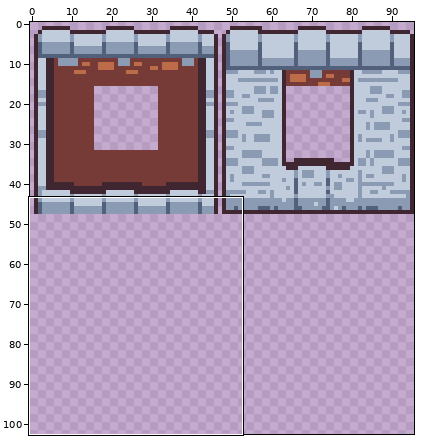
Pixel-art file, stored at attic/resources/building.aseprite. Above: a wide view before the commit, with the close-up outlined.
Close-up. Earlier state:
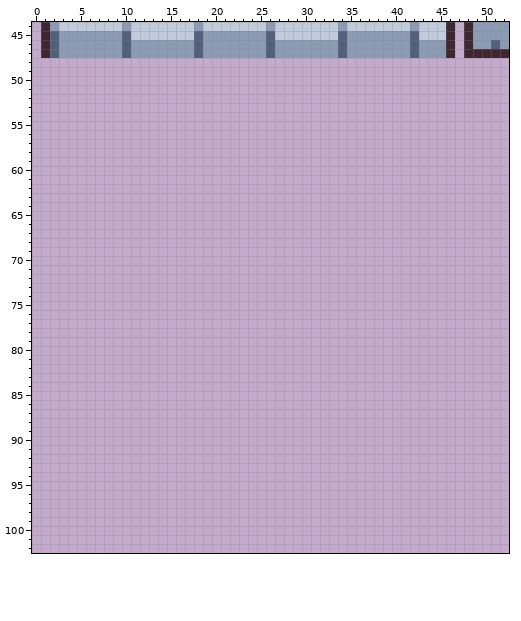
96x128 pixels, 1 frame. Colours within 5 levels of each other are drawn and written as one. Shown: x 0..52, y 44..102. The wide view leaves out empty margins.
Now the later version:
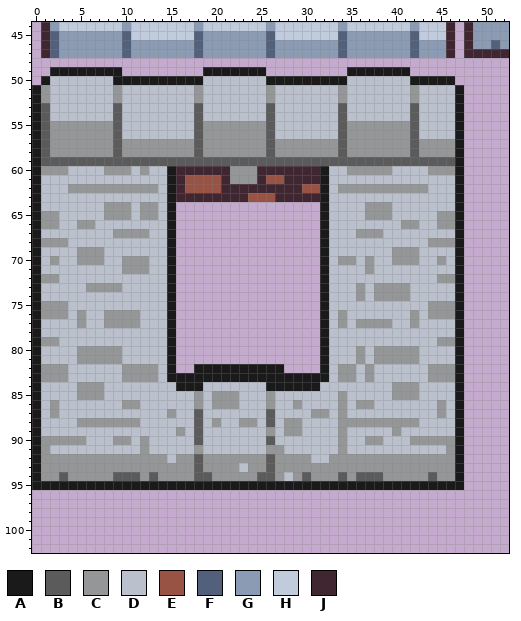
Palette (. is transparent): A #1a1a1a  B #5b5b5b  C #949698  D #bac1cc  E #985344  F #52607c  G #8b9bb4  H #c0cbdc  J #3f2631
From old to new:
layer "Building 03" added
Layer "Building 03":
y 49: x 2..9 ........ -> AAAAAAAA; x 19..25 ....... -> AAAAAAA; x 35..41 ....... -> AAAAAAA
y 50: x 1..46 .............................................. -> ADDDDDDDAAAAAAAAAADDDDDDDAAAAAAAAADDDDDDDAAAAA
y 51..52: x 0..47 ................................................ -> ACDDDDDDDCDDDDDDDDCDDDDDDDCDDDDDDDCDDDDDDDCDDDDA
y 53..54: x 0..47 ................................................ -> ABDDDDDDDBDDDDDDDDBDDDDDDDBDDDDDDDBDDDDDDDBDDDDA
y 55..56: x 0..47 ................................................ -> ABCCCCCCCBDDDDDDDDBCCCCCCCBDDDDDDDBCCCCCCCBDDDDA
y 57..58: x 0..47 ................................................ -> ABCCCCCCCBCCCCCCCCBCCCCCCCBCCCCCCCBCCCCCCCBCCCCA
y 59: x 0..47 ................................................ -> ABBBBBBBBBBBBBBBBBBBBBBBBBBBBBBBBBBBBBBBBBBBBBBA
y 60: x 0..47 ................................................ -> ACCCDDDDCCCDCDDAJJJJJJCCCJJJJJJJADDCCCCCDDDDCCCA
y 61: x 0..47 ................................................ -> ADDDDDDDDDDDDDDAJEEEEJCCCJEEJJJJADDDDDDDDDDDDDDA
y 62: x 0..47 ................................................ -> ADDDCCCCCCCCCCDAJEEEEJJJJJJJJJEEADCCCCCCCCCCDDDA
y 63: x 0..47 ................................................ -> ADDDDDDDDDDDDDDAJJJJJJJJEEEJJJJJADDDDDDDDDDDDDDA
y 64: x 0..15 ................ -> ADDDDDDDCCCDCCDA; x 32..47 ................ -> ADDDDCCCDDDDDDDA
y 65: x 0..15 ................ -> ACCDDDDDCCCDCCDA; x 32..47 ................ -> ADDDDCCCDDDDDCCA
y 66: x 0..15 ................ -> ACCDDCCDDDDDDDDA; x 32..47 ................ -> ADDDDDDDDCCDDCCA
y 67: x 0..15 ................ -> ADDDDDDDDCCCCDDA; x 32..47 ................ -> ADDDCCCDDDDDDDDA
y 68: x 0..15 ................ -> ACCCDDDDDDDDDDDA; x 32..47 ................ -> ADDDDDDDDDDDCCCA
y 69: x 0..15 ................ -> ADDDDCCCDDDDDDDA; x 32..47 ................ -> ADDDDDDDCCCDDDDA
y 70: x 0..15 ................ -> ADCDDCCCDDCCCDDA; x 32..47 ................ -> ADCCDCDDCCCDDCDA
y 71: x 0..15 ................ -> ADDDDDDDDDCCCDDA; x 32..47 ................ -> ADDDDCDDDDDDDDDA
y 72: x 0..15 ................ -> ACCDDDDDDDDDDDDA; x 32..47 ................ -> ADDDDDDDDDDDDCCA
y 73: x 0..15 ................ -> ADDDDDCCCCDDDDDA; x 32..47 ................ -> ADDDCDCCCCDDDDDA
y 74: x 0..15 ................ -> ADDDDDDDDDDDDDDA; x 32..47 ................ -> ADDDCDCCCCDDDDDA
y 75: x 0..15 ................ -> ACCCDDDDDDDDDDDA; x 32..47 ................ -> ADDDDDDDDDDDCCCA
y 76: x 0..15 ................ -> ACCCDCDDCCCCDDDA; x 32..47 ................ -> ADCDDDDDDDCDCCCA
y 77: x 0..15 ................ -> ADDDDCDDCCCCDDDA; x 32..47 ................ -> ADCDCCCCDDCDDDDA
y 78: x 0..15 ................ -> ADDDDDDDDDDDDDDA; x 32..47 ................ -> ADDDDDDDDDDDDDDA
y 79: x 0..15 ................ -> ACCDDDDDDDDDDDDA; x 32..47 ................ -> ADDDDDDDDDDDDCCA
y 80..81: x 0..15 ................ -> ADDDDCCCCCDDDDDA; x 32..47 ................ -> ADDDCDCCCCCDDDDA
y 82: x 0..15 ................ -> ACCCDDDDDDCCCCDA; x 18..27 .......... -> AAAAAAAAAA; x 32..47 ................ -> ADCCDCDDDDDDCCCA
y 83: x 0..47 ................................................ -> ACCCDDDDDDCCCCDAAAAAAAAAAAAAAAAAADCCDCDDDDDDCCCA
y 84: x 0..47 ................................................ -> ADDDDCCCDDDDDDDDAAADDDDDDDAAAAAADDDDDDDDCCCDDDDA
y 85: x 0..47 ................................................ -> ADDDDCCCDDDDDDDDDDCDCCCDDDCDDDDDDDCDDDDDCCCDDDDA
y 86: x 0..47 ................................................ -> ADCDDDDDDDCCDDDDDDCDCCCDDDCDDCDDDDCDCCDDDDDDDCDA
y 87: x 0..47 ................................................ -> ADCDDDDDDDDDDDDCDDBDDDDDDDBDDDDCCDCDDDDDDDDDDCDA
y 88: x 0..47 ................................................ -> ADDDDCCCCCCCDDDDDDBDCDDCCDBDCCDDDDCCCCCCCCCDDDDA
y 89: x 0..47 ................................................ -> ADDDDDDDDDDDDDDDCDBDDDDDDDCDCCDDDDCDDDDDCDDDDDDA
y 90: x 0..47 ................................................ -> ACCCCCDDDCCDCDDDDDBDDDDDDDBDDDDDDDCDDCCDDDCCCCCA
y 91: x 0..47 ................................................ -> ACDDDDDDDDDDCDDDDDCDDDDDDDCCDDDDDDCDDDDDDDDDDDCA
y 92: x 0..47 ................................................ -> ACCCCCCCCCCCCCCDCCBCCCCCCCBCCCCDDCCCCCCCCCCCCCCA
y 93: x 0..47 ................................................ -> ACCCCCCCCCCCCCCCCCBCCCCDCCBCCCCCCCCCCCCCCCCCCCCA
y 94: x 0..47 ................................................ -> ACCBCCCCCBBBCBCCCCBBCCCCCBBCDCBCCCBCBBBCCCCCBCCA
y 95: x 0..47 ................................................ -> AAAAAAAAAAAAAAAAAAAAAAAAAAAAAAAAAAAAAAAAAAAAAAAA
Where, in picture pixels (left, top, right, bottom), the same in both close-ups:
added: (32, 67, 464, 490)
